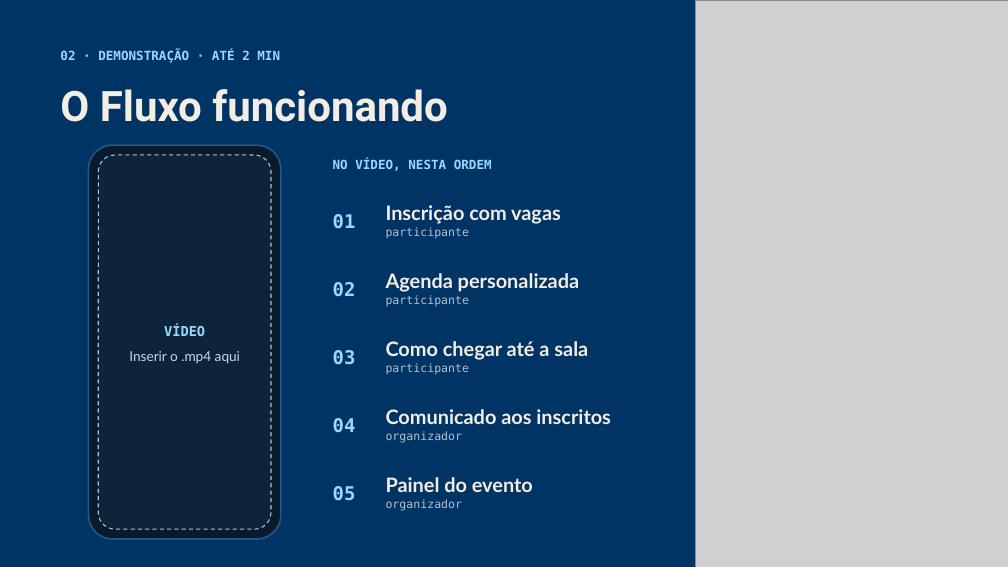
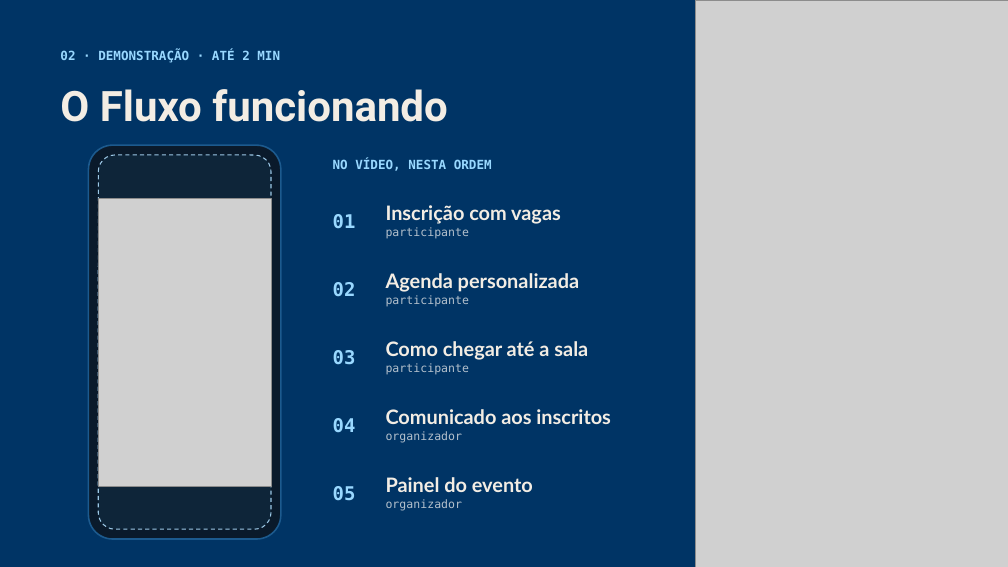
Before and after one commit to laranjeira1431/fluxo, a slide deck: slide 4 of docs/apresentacao/Fluxo_Eventos_apresentacao.pptx. Drawn at 1008x567 pixels with LibreOffice and Linux fonts; fonts in the diff are those of the drawing; grey boxes stand for pictures. Boxes give left, top, right and bottom in pixels: in the first picture for what was removed or moved away, otherwise in the second. Text is boxed around its words. In the diff, an @@ line names an element or a change of style, - is before the commit and + after.

```diff
--- a/docs/apresentacao/Fluxo_Eventos_apresentacao.pptx
+++ b/docs/apresentacao/Fluxo_Eventos_apresentacao.pptx
@@ picture added at <box>98,198,271,486</box> @@
@@ text removed at <box>129,326,240,364</box> @@
-VÍDEO
-Inserir o .mp4 aqui
```
Also in this commit, not shown: 4 other files.
